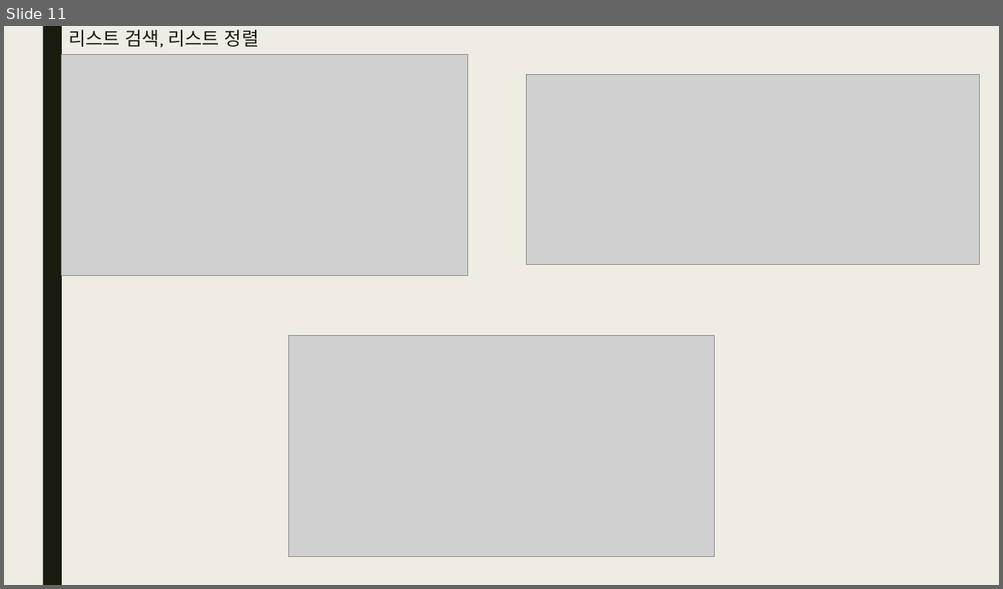
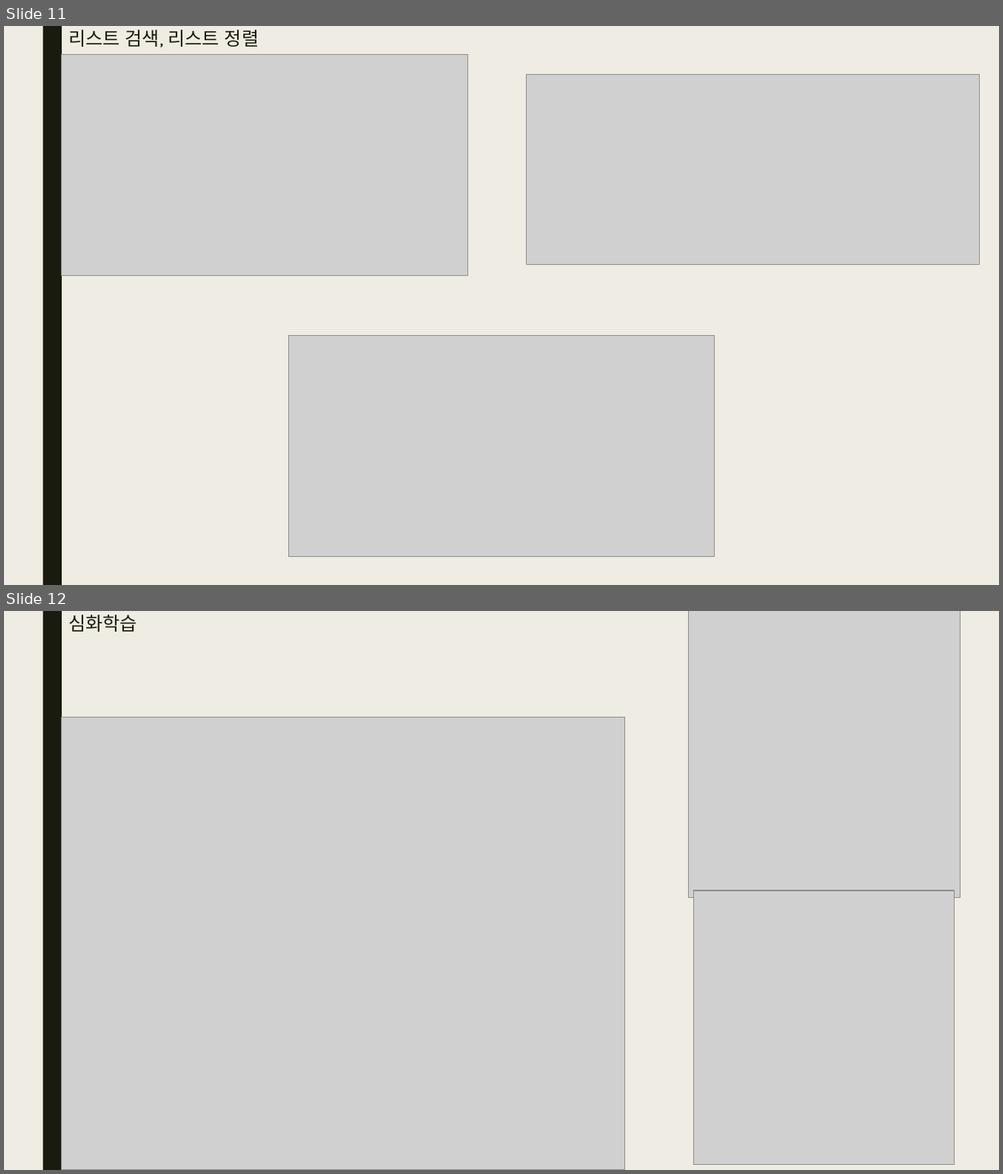
Before and after one commit to bino0130/politec-python, a slide deck: 파이썬 과제/파이썬 8강 과제 남정현.pptx. Shown one above the other, each under a label of ours: slide 11 before the commit, slides 11 and 12 after it. The pictures are 1003x589 and 1003x1174 pixels, drawn with LibreOffice and Linux fonts; fonts in the diff are those of the drawing; grey boxes stand for pictures. Boxes give left, top, right and bottom in pixels: in the first picture for what was removed or moved away, otherwise in the second. Text is boxed around its words. In the diff, an @@ line names an element or a change of style, - is before the commit and + after.

```diff
--- a/파이썬 과제/파이썬 8강 과제 남정현.pptx
+++ b/파이썬 과제/파이썬 8강 과제 남정현.pptx
@@ slide 12 added at [4, 611, 999, 1170], background #EFEDE3; not listed: 1 template element that a slide beside it also shows @@
@@ title added at [68, 615, 137, 632], 18 pt, text #191B0E @@
+심화학습
@@ picture added at [688, 611, 959, 897] @@
@@ picture added at [61, 718, 625, 1170] @@
@@ picture added at [694, 891, 955, 1165] @@
```
Also in this commit, not shown: 3 other slides added, 9 slides removed.
